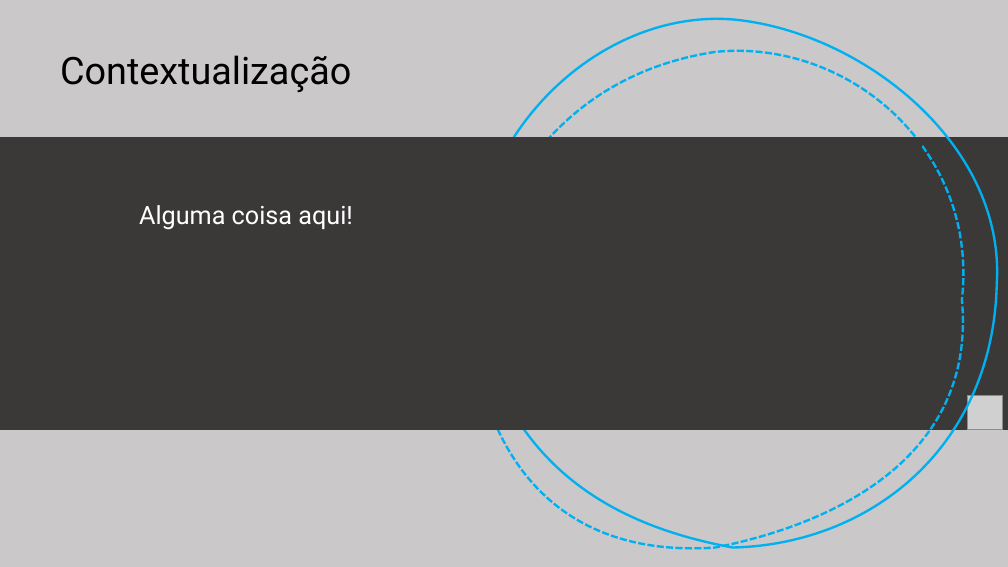
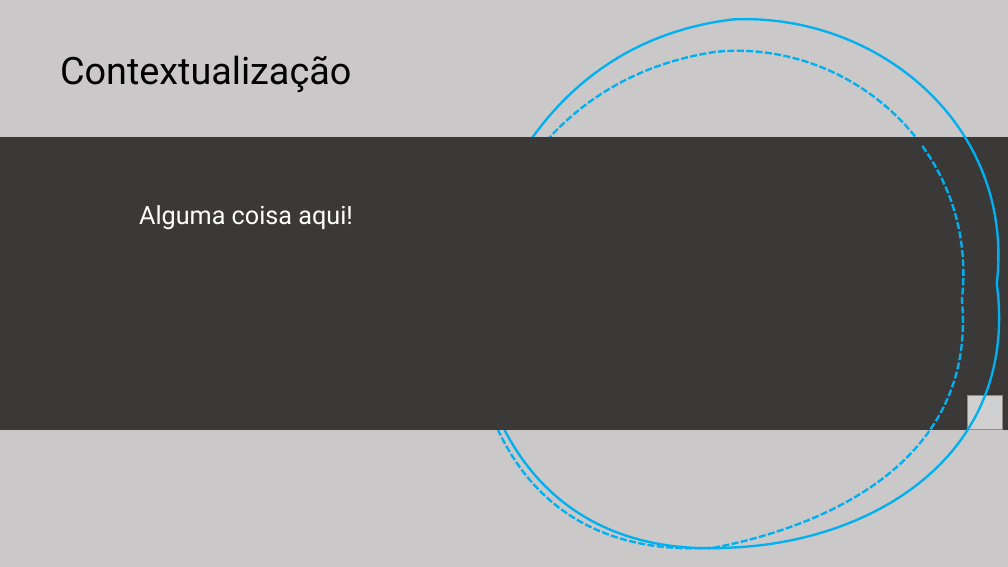
Before and after one commit to rafael-rochaalmeida/Harbor-Solutions, a slide deck: slide 2 of Documentação/Apresentação Sprint 2.pptx. Drawn at 1008x567 pixels with LibreOffice and Linux fonts; fonts in the diff are those of the drawing; grey boxes stand for pictures. Boxes give left, top, right and bottom in pixels: in the first picture for what was removed or moved away, otherwise in the second. Text is boxed around its words. In the diff, an @@ line names an element or a change of style, - is before the commit and + after.

```diff
--- a/Documentação/Apresentação Sprint 2.pptx
+++ b/Documentação/Apresentação Sprint 2.pptx
@@ freeform shape at (469,20,997,548): outline redrawn @@
```
Also in this commit, not shown: 1 other slide changed, 5 slides added, 4 slides removed, 1 other file.
